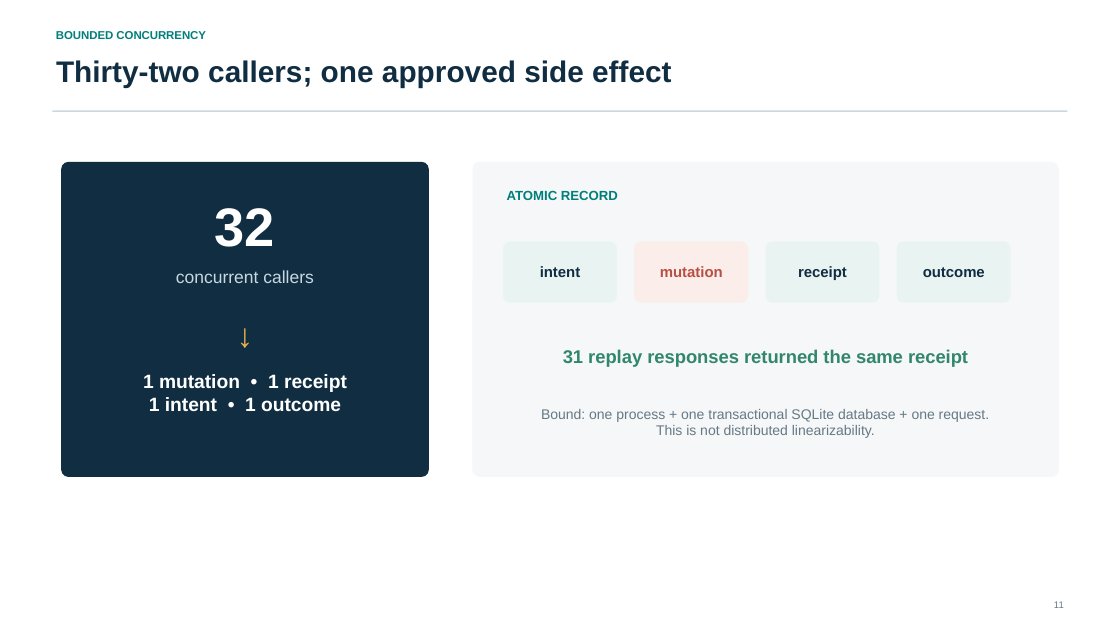
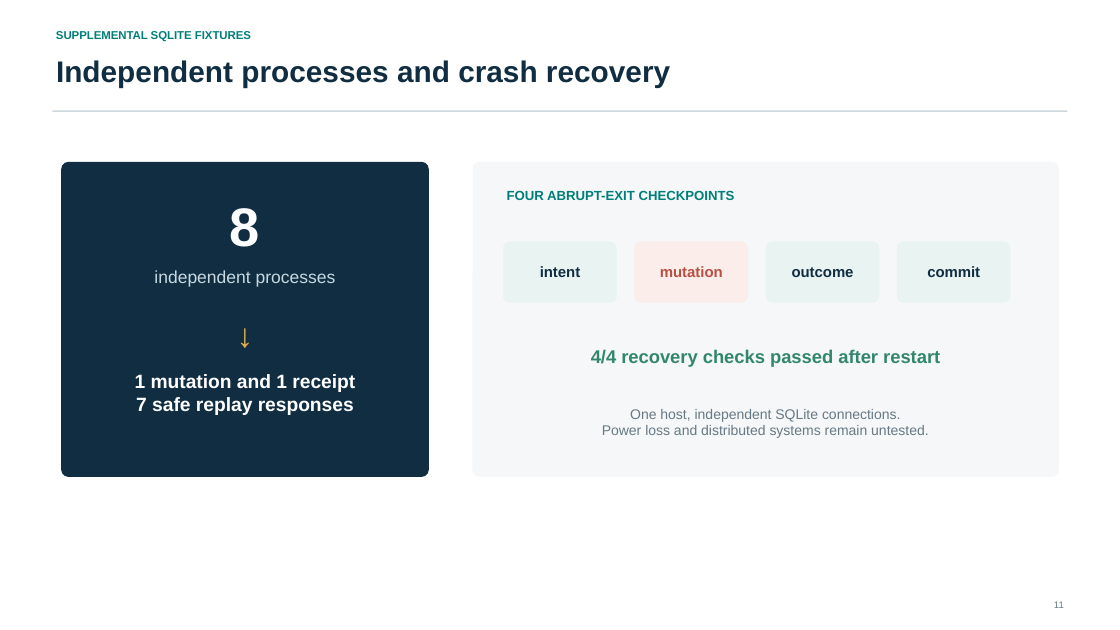
Before and after one commit to genaiworks/fssai-ra, a slide deck: slide 11 of fssai-ra/docs/trust-by-construction-final.pptx. Drawn at 1120x630 pixels with LibreOffice and Linux fonts; fonts in the diff are those of the drawing. Boxes give left, top, right and bottom in pixels: in the first picture for what was removed or moved away, otherwise in the second. Text is boxed around its words. In the diff, an @@ line names an element or a change of style, - is before the commit and + after.

Commit message:
feat: qualify process recovery and bind replay receipts to exact proposals

```diff
--- a/fssai-ra/docs/trust-by-construction-final.pptx
+++ b/fssai-ra/docs/trust-by-construction-final.pptx
@@ text at (56,31,251,42): text changed @@
-BOUNDED CONCURRENCY
+SUPPLEMENTAL SQLITE FIXTURES
@@ text at (56,60,670,87): text changed @@
-Thirty-two callers; one approved side effect
+Independent processes and crash recovery
@@ text at (230,208,260,247): text changed @@
-32
+8
@@ text at (507,190,735,200): text changed @@
-ATOMIC RECORD
+FOUR ABRUPT-EXIT CHECKPOINTS
@@ text "outcome": place and size @@
-text "outcome" at (923,267,985,277)
+text "outcome" at (792,267,854,277)
@@ text removed at (798,266,847,280) @@
-receipt
@@ text added at (927,266,980,277), 12.8 pt, text #102D42, bold @@
+commit
@@ text at (154,270,336,287): text changed @@
-concurrent callers
+independent processes
@@ text at (591,349,940,367): text changed @@
-31 replay responses returned the same receipt
+4/4 recovery checks passed after restart
@@ text at (135,374,355,415): text changed @@
-1 mutation • 1 receipt
-1 intent • 1 outcome
+1 mutation and 1 receipt
+7 safe replay responses
@@ text at (602,409,928,438): text changed @@
-Bound: one process + one transactional SQLite database + one request.
-This is not distributed linearizability.
+One host, independent SQLite connections.
+Power loss and distributed systems remain untested.
```
Also in this commit, not shown: 2 other slides changed, 23 other files.
